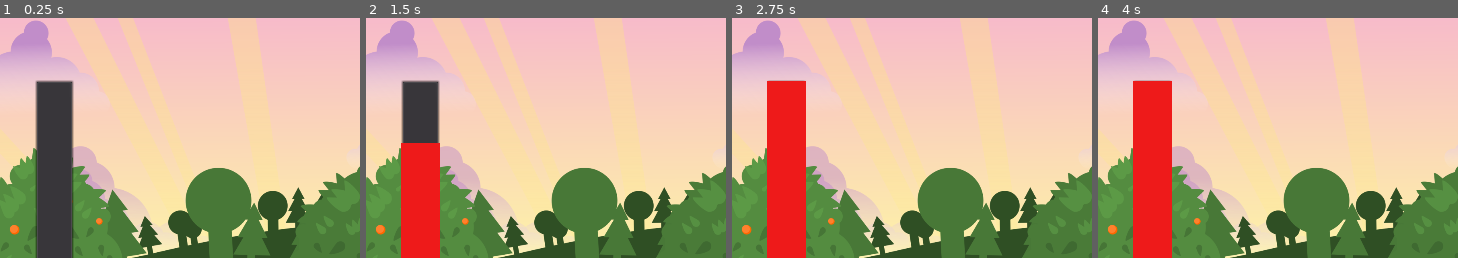
Above: before the commit, frames 1-4 (left to right).
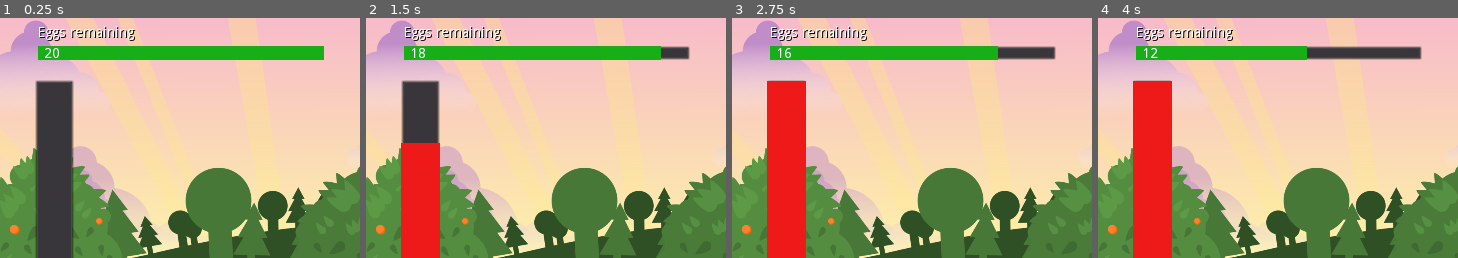
Above: after the commit, the same moments.

Repository: benfernandes/gamejam-august-2020
Game: Godot game, scene res://minigames/yeeter/yeeter.tscn
The game is run twice, just before and just after one commit, with the same random seed, the same clock (stepped at 60 frames per second) and the same inputs.
Inputs:
- Up to frame 1 (0.25 s): no input
- Up to frame 2 (1.5 s): tap Enter at 0.5 s; hold Right (ui_right) 0.53-1.28 s; hold Space (ui_select) 0.53-1.28 s; hold Left (ui_left) from 1.28 s (still down); tap Space (ui_select) at 1.35 s
- Up to frame 3 (2.75 s): tap Space (ui_select) at 1.52, 1.82 s; release Left (ui_left) at 2.03 s; hold Right (ui_right) from 2.03 s (still down); hold Space (ui_select) from 2.03 s (still down)
- Up to frame 4 (4 s): release Right (ui_right) at 2.78 s; release Space (ui_select) at 2.78 s; hold Up (ui_up) 2.78-3.53 s; tap Space (ui_select) at 2.85, 3.02, 3.32 s; hold Left (ui_left) from 3.53 s (still down); hold Space (ui_select) from 3.53 s (still down)
The pictures show only the part of the screen within x 4-54%, y 3-53%; the shares and areas given below are measured in that part.

The runs differ from the first frame. In frame 1, 5.4% of the frame differs, in the area x 10-90%, y 3-18%; in frame 2, 5.4%; in frame 3, 5.4%; in frame 4, 5.4%.

Commit message:
Added eggs remaining bar

Diff:
--- a/minigames/yeeter/entities/bird_cannon/bird_cannon.gd
+++ b/minigames/yeeter/entities/bird_cannon/bird_cannon.gd
@@ -13,14 +13,18 @@
 
 func _get_vector(magnitude, angle):
 	var x_vector = _get_x_vector(magnitude, angle)
-	var y_vector = -_get_y_vector(magnitude, angle)
+	var y_vector = _get_y_vector(magnitude, angle)
 	return Vector2(x_vector, y_vector)
 
-func _get_x_vector(magnitude, angle_degrees):
-	return magnitude * cos((angle_degrees * PI) / 180)
+func _get_x_vector(magnitude, angle_degs):
+	return magnitude * cos(_get_rads_from_degs(angle_degs))
 
-func _get_y_vector(magnitude, angle_degrees):
-	return magnitude * sin((angle_degrees * PI) / 180)
+func _get_y_vector(magnitude, angle_degs):
+	# We negate the Y vector because Y increases from the top down
+	return - (magnitude * sin(_get_rads_from_degs(angle_degs)))
+
+func _get_rads_from_degs(degs):
+	return (degs * PI) / 180
 
 func _process(delta):
 	if Input.is_action_pressed("ui_left"):
--- a/minigames/yeeter/entities/bird_cannon/egg/egg.gd
+++ b/minigames/yeeter/entities/bird_cannon/egg/egg.gd
@@ -7,13 +7,7 @@
 func shoot(initial_velocity, angle):
 	rotation_degrees = angle
 	apply_central_impulse(initial_velocity)
-	#velocity = initial_velocity
 
-	#_velocity = initial_velocity
 
-#func _physics_process(delta):
-	#_velocity.y += delta * GRAVITY
-	#var new_x_velocity = (_velocity.x - (delta * AIR_RESISTANCE))
-	#_velocity.x = max(new_x_velocity, 0)
-
-	#move_and_collide(_velocity)
+func _on_VisibilityNotifier2D_screen_exited():
+	queue_free()
--- a/minigames/yeeter/entities/bird_cannon/egg/egg.tscn
+++ b/minigames/yeeter/entities/bird_cannon/egg/egg.tscn
@@ -3,8 +3,9 @@
 [ext_resource path="res://minigames/yeeter/entities/bird_cannon/egg/assets/egg.svg" type="Texture" id=1]
 [ext_resource path="res://minigames/yeeter/entities/bird_cannon/egg/egg.gd" type="Script" id=2]
 
-[node name="egg" type="RigidBody2D"]
-mass = 10.0
+[node name="egg" type="RigidBody2D" groups=[
+"eggs",
+]]
 gravity_scale = 3.0
 angular_velocity = -5.0
 script = ExtResource( 2 )
@@ -18,3 +19,6 @@
 
 [node name="collision" type="CollisionPolygon2D" parent="."]
 polygon = PoolVector2Array( -0.0449324, -6.59852, 1.13491, -6.31536, 2.39734, -4.98214, 3.4946, -3.31856, 4.26149, -1.5 …(359 unchanged characters)…
+
+[node name="VisibilityNotifier2D" type="VisibilityNotifier2D" parent="."]
+[connection signal="screen_exited" from="VisibilityNotifier2D" to="." method="_on_VisibilityNotifier2D_screen_exited"]
--- a/minigames/yeeter/entities/power_bar/power_bar.gd
+++ b/minigames/yeeter/entities/power_bar/power_bar.gd
@@ -3,6 +3,10 @@
 # Bird cannon
 export (NodePath) var bird_cannon_path
 onready var bird_cannon = get_node(bird_cannon_path)
+
+# Remaining display
+export (NodePath) var remaining_path
+onready var remaining = get_node(remaining_path)
 
 func _process(delta):
 	var new_value = value
@@ -15,13 +19,6 @@
 	value = clamp(new_value, 0, 100)
 
 	if Input.is_action_just_released("ui_select"):
-		bird_cannon.shoot()
-
-	set_color()
-
-# TODO - Make the colour change when the power is in this range
-func set_color():
-	if value >= 65 && value <= 75:
-		pass
-	else:
-		pass
+		if remaining.get_value() > 0:
+			bird_cannon.shoot()
+			remaining.decrement_value()
--- /dev/null
+++ b/minigames/yeeter/entities/remaining/remaining.gd
@@ -0,0 +1,11 @@
+extends Control
+
+# Remaining bar
+export (NodePath) var remaining_bar_path
+onready var remaining_bar = get_node(remaining_bar_path)
+
+func decrement_value():
+	remaining_bar.decrement_value()
+
+func get_value():
+	return remaining_bar.value
--- /dev/null
+++ b/minigames/yeeter/entities/remaining/remaining.tscn
@@ -0,0 +1,27 @@
+[gd_scene load_steps=3 format=2]
+
+[ext_resource path="res://minigames/yeeter/entities/remaining/remaining.gd" type="Script" id=1]
+[ext_resource path="res://minigames/yeeter/entities/remaining/remaining_bar/remaining_bar.tscn" type="PackedScene" id=2]
+
+[node name="remaining" type="Control"]
+margin_right = 40.0
+margin_bottom = 40.0
+script = ExtResource( 1 )
+__meta__ = {
+"_edit_group_": true,
+"_edit_use_anchors_": false
+}
+remaining_bar_path = NodePath("remaining_bar")
+
+[node name="text" type="RichTextLabel" parent="."]
+margin_right = 125.0
+margin_bottom = 17.0
+custom_colors/font_color_shadow = Color( 0, 0, 0, 1 )
+text = "Eggs remaining"
+__meta__ = {
+"_edit_use_anchors_": false
+}
+
+[node name="remaining_bar" parent="." instance=ExtResource( 2 )]
+margin_top = 20.0
+margin_bottom = 34.0
--- /dev/null
+++ b/minigames/yeeter/entities/remaining/remaining_bar/remaining_bar.gd
@@ -0,0 +1,15 @@
+extends ProgressBar
+
+export (NodePath) var remaining_label_path
+onready var remaining_label = get_node(remaining_label_path)
+
+func _ready():
+	var number_of_eggs = 20
+	max_value = number_of_eggs
+	value = number_of_eggs
+
+func decrement_value():
+	value -= 1
+
+func _on_remaining_bar_value_changed(value):
+	remaining_label.text = str(value)
--- /dev/null
+++ b/minigames/yeeter/entities/remaining/remaining_bar/remaining_bar.tscn
@@ -0,0 +1,31 @@
+[gd_scene load_steps=3 format=2]
+
+[ext_resource path="res://minigames/yeeter/entities/remaining/remaining_bar/remaining_bar.gd" type="Script" id=1]
+
+[sub_resource type="StyleBoxFlat" id=1]
+bg_color = Color( 0.0901961, 0.682353, 0.0941176, 1 )
+
+[node name="remaining_bar" type="ProgressBar"]
+margin_right = 286.0
+margin_bottom = 14.0
+custom_styles/fg = SubResource( 1 )
+step = 1.0
+value = 50.0
+percent_visible = false
+script = ExtResource( 1 )
+__meta__ = {
+"_edit_use_anchors_": false
+}
+remaining_label_path = NodePath("label")
+
+[node name="label" type="Label" parent="."]
+margin_left = 5.7211
+margin_top = 1.05946
+margin_right = 69.7211
+margin_bottom = 15.0595
+text = "X"
+valign = 1
+__meta__ = {
+"_edit_use_anchors_": false
+}
+[connection signal="value_changed" from="." to="." method="_on_remaining_bar_value_changed"]
--- /dev/null
+++ b/minigames/yeeter/yeeter.gd
@@ -0,0 +1,17 @@
+extends Control
+
+# Remaining bar
+export (NodePath) var remaining_path
+onready var remaining = get_node(remaining_path)
+
+# Bird cannon
+export (NodePath) var bird_cannon_path
+onready var bird_cannon = get_node(bird_cannon_path)
+
+func _ready():
+	pass
+
+func _process(delta):
+	if Input.is_action_just_pressed("ui_up"):
+		print("Number of eggs")
+		print(get_tree().get_nodes_in_group("eggs").size())
--- a/minigames/yeeter/yeeter.tscn
+++ b/minigames/yeeter/yeeter.tscn
@@ -1,16 +1,21 @@
-[gd_scene load_steps=5 format=2]
+[gd_scene load_steps=7 format=2]
 
 [ext_resource path="res://minigames/yeeter/entities/bird_cannon/bird_cannon.tscn" type="PackedScene" id=1]
 [ext_resource path="res://assets/background-v1.png" type="Texture" id=2]
 [ext_resource path="res://minigames/yeeter/entities/power_bar/power_bar.tscn" type="PackedScene" id=3]
 [ext_resource path="res://minigames/yeeter/entities/nest/nest.tscn" type="PackedScene" id=4]
+[ext_resource path="res://minigames/yeeter/entities/remaining/remaining.tscn" type="PackedScene" id=5]
+[ext_resource path="res://minigames/yeeter/yeeter.gd" type="Script" id=6]
 
 [node name="yeeter" type="Control"]
 anchor_right = 1.0
 anchor_bottom = 1.0
+script = ExtResource( 6 )
 __meta__ = {
 "_edit_use_anchors_": false
 }
+remaining_path = NodePath("remaining")
+bird_cannon_path = NodePath("bird_cannon")
 
 [node name="sprite" type="Sprite" parent="."]
 position = Vector2( 361.185, 241.832 )
@@ -31,3 +36,10 @@
 margin_right = 414.239
 margin_bottom = 460.818
 bird_cannon_path = NodePath("../bird_cannon")
+remaining_path = NodePath("../remaining")
+
+[node name="remaining" parent="." instance=ExtResource( 5 )]
+margin_left = 70.4011
+margin_top = 21.4057
+margin_right = 110.401
+margin_bottom = 61.4057
